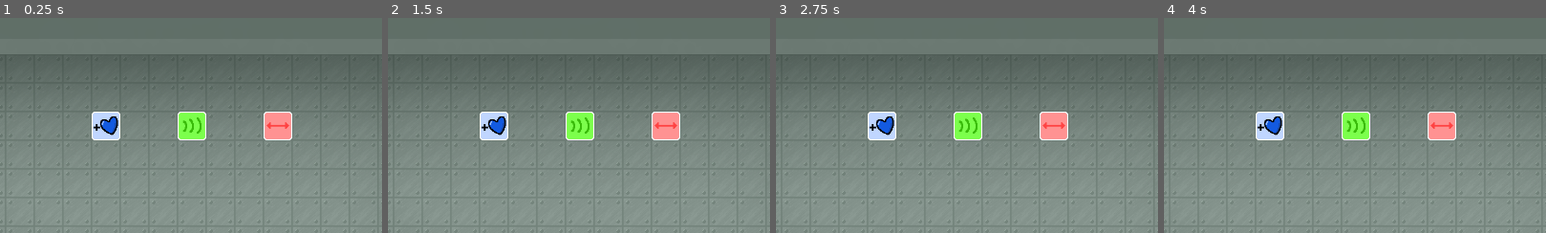
Above: before the commit, frames 1-4 (left to right).
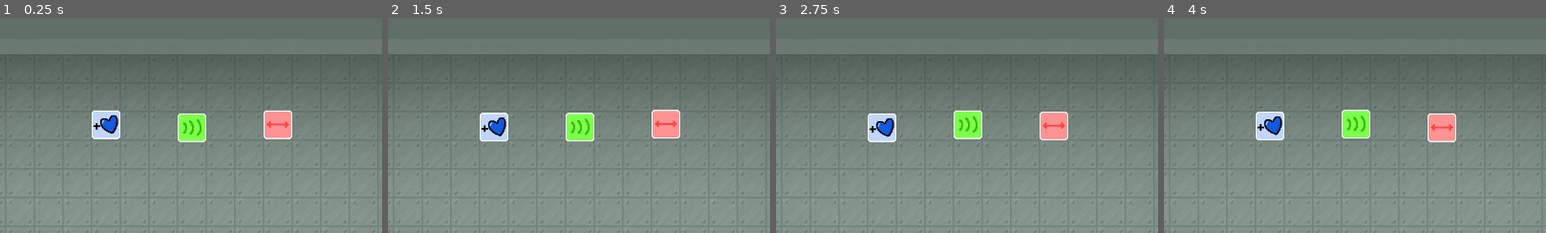
Above: after the commit, the same moments.

Repository: actually-reb/fenrir-2020
Game: Godot game, scene res://floors/item/ItemFloor1.tscn
The game is run twice, just before and just after one commit, with the same random seed, the same clock (stepped at 60 frames per second) and the same inputs. This scene is started directly instead of the project's main scene.
Inputs (mouse positions are % of the whole screen's width and height, from its top left):
- Up to frame 1 (0.25 s): no input
- Up to frame 2 (1.5 s): move the mouse to (72, 45) at 0.52 s; hold D (move_right) 0.53-1.28 s; click (72, 45) at 0.67 s; move the mouse to (30, 55) at 1.27 s; hold S (move_down) from 1.28 s (still down)
- Up to frame 3 (2.75 s): move the mouse to (60, 28) at 2.02 s; release S (move_down) at 2.03 s; hold D (move_right) from 2.03 s (still down)
- Up to frame 4 (4 s): move the mouse to (45, 70) at 2.77 s; release D (move_right) at 2.78 s; hold W (move_up) 2.78-3.53 s; click (45, 70) at 2.92 s; move the mouse to (80, 65) at 3.52 s; hold A (move_left) from 3.53 s (still down)
The pictures show only the part of the screen within x 25-75%, y 2-52%; the shares and areas given below are measured in that part.

The runs differ from the first frame. In frame 1, 0.9% of the frame differs, in the area x 24-77%, y 43-58%; in frame 2, 0.9%; in frame 3, 0.7%; in frame 4, 0.6%.
Error in both runs: Invalid call. Nonexistent function 'add_enemy' in base 'Viewport'. (res://entity/EnemySpawner.gd:22)

Commit message:
floating powerups

Diff:
--- a/entity/powerup/PowerupBase.gd
+++ b/entity/powerup/PowerupBase.gd
@@ -1,9 +1,14 @@
 extends Area2D
 
 signal powerup_collected
+var time = 0
 
 func _ready():
-	pass
+	time += randf() * 2 * PI
+
+func _process(delta):
+	time += delta * 4
+	$Sprite.position.y = sin(time) * 3
 
 func collect(player):
 	pass
